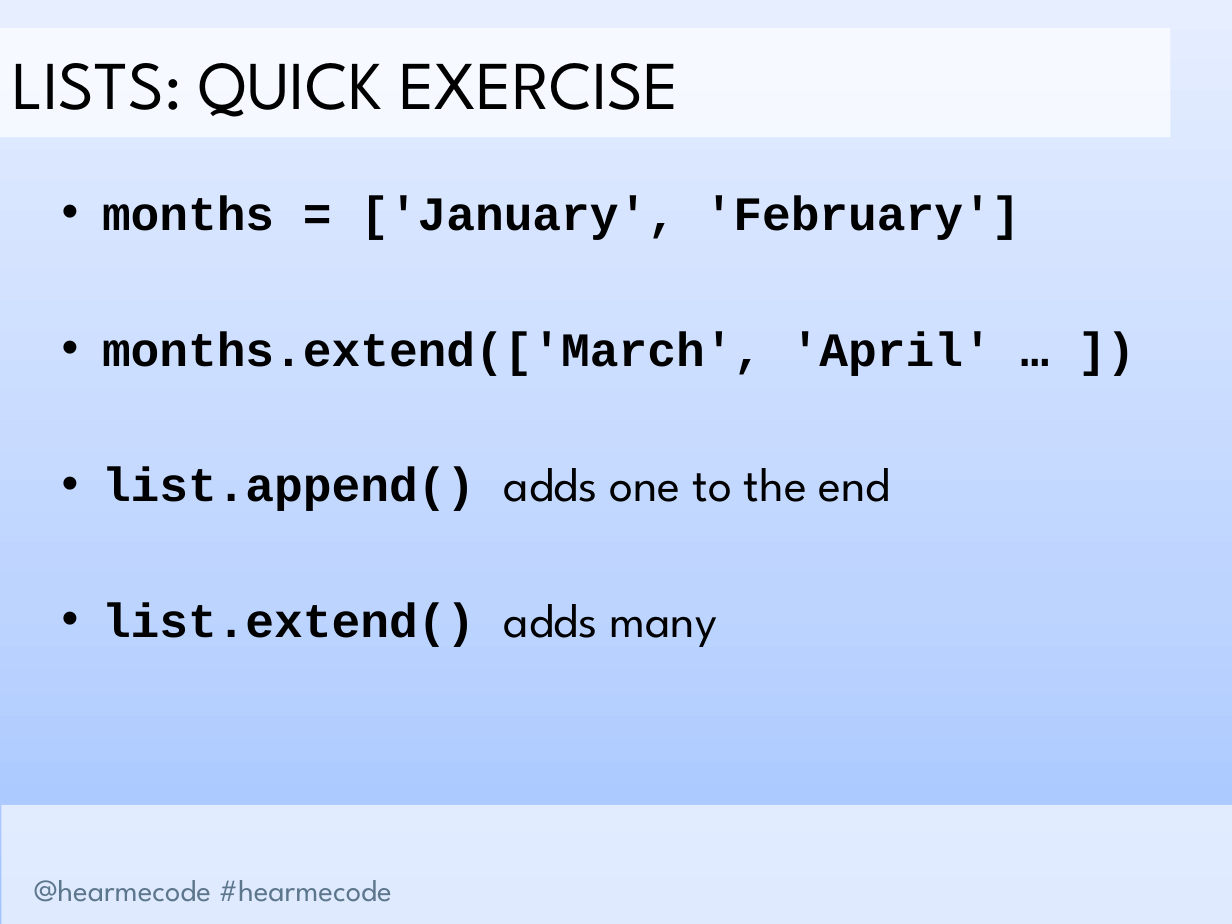
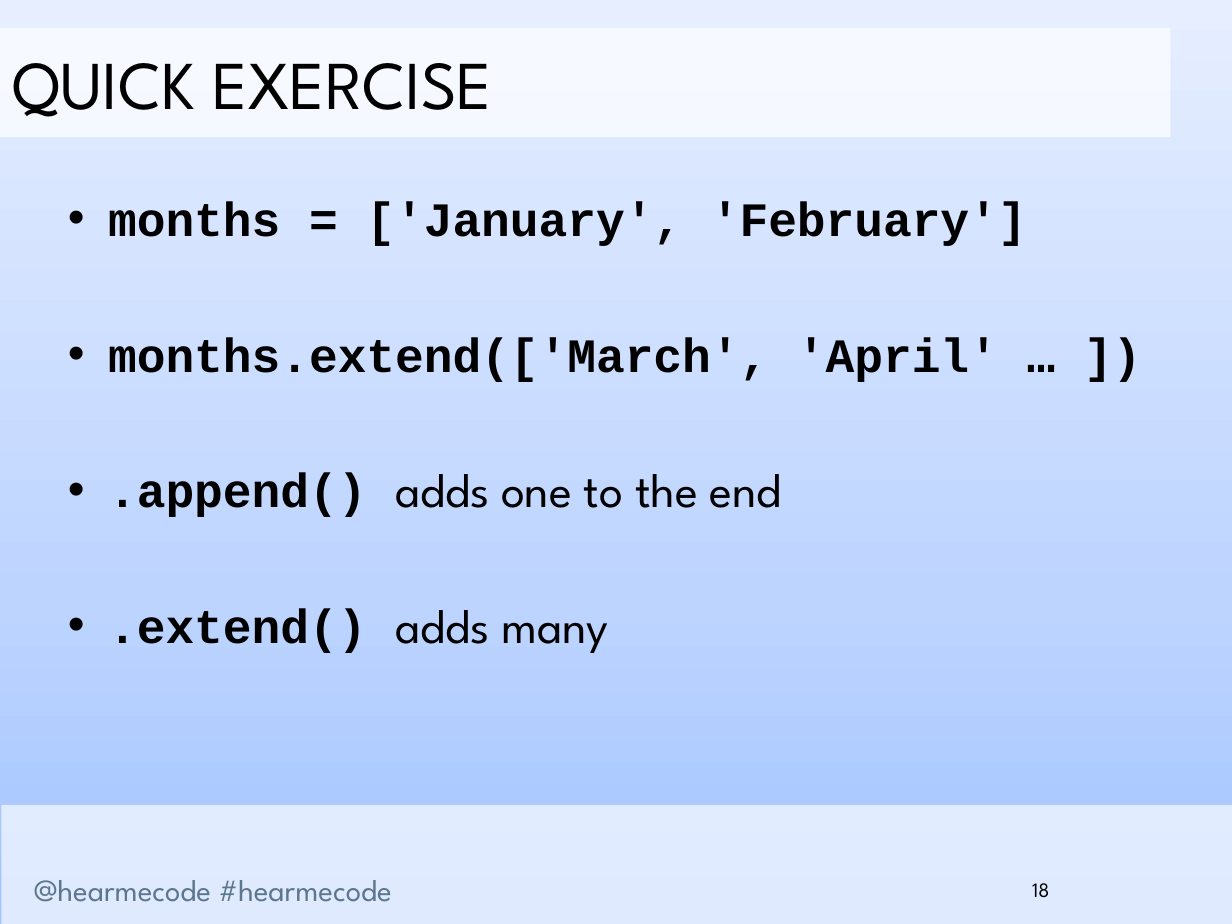
Before and after one commit to hearmecode/slides, a slide deck: slide 18 of Lesson 2/Hear Me Code - Lists and Loops.pptx (slide 16 before the commit). Drawn at 1232x924 pixels with LibreOffice and Linux fonts; fonts in the diff are those of the drawing; background and template pictures are left out. Boxes give left, top, right and bottom in pixels: in the first picture for what was removed or moved away, otherwise in the second. Text is boxed around its words. In the diff, an @@ line names an element or a change of style, - is before the commit and + after.

```diff
--- a/Lesson 2/Hear Me Code - Lists and Loops.pptx
+++ b/Lesson 2/Hear Me Code - Lists and Loops.pptx
@@ text in rectangle at [12,63,492,117]: text changed @@
-LISTS: QUICK EXERCISE
+QUICK EXERCISE
@@ text at [108,473,782,653]: text changed; font Courier New to League Spartan; bold off @@
-• list.append() adds one to the end
-• list.extend() adds many
+• .append() adds one to the end
+• .extend() adds many
@@ page number added at [1032,883,1049,898], 12 pt, text #000000 @@
+18
```
Also in this commit, not shown: 29 other slides changed, 7 slides added, 3 slides removed, 2 other files.
